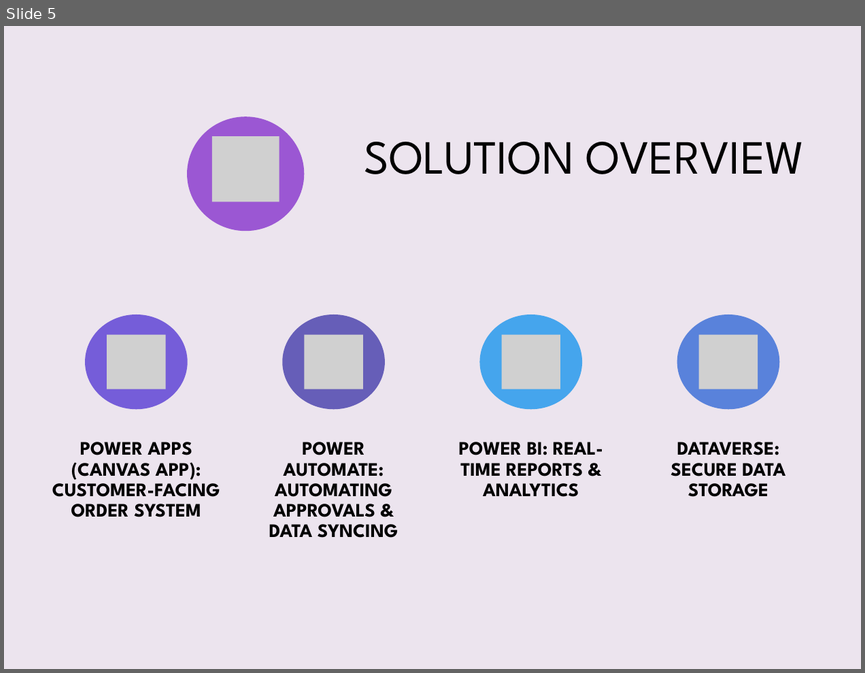
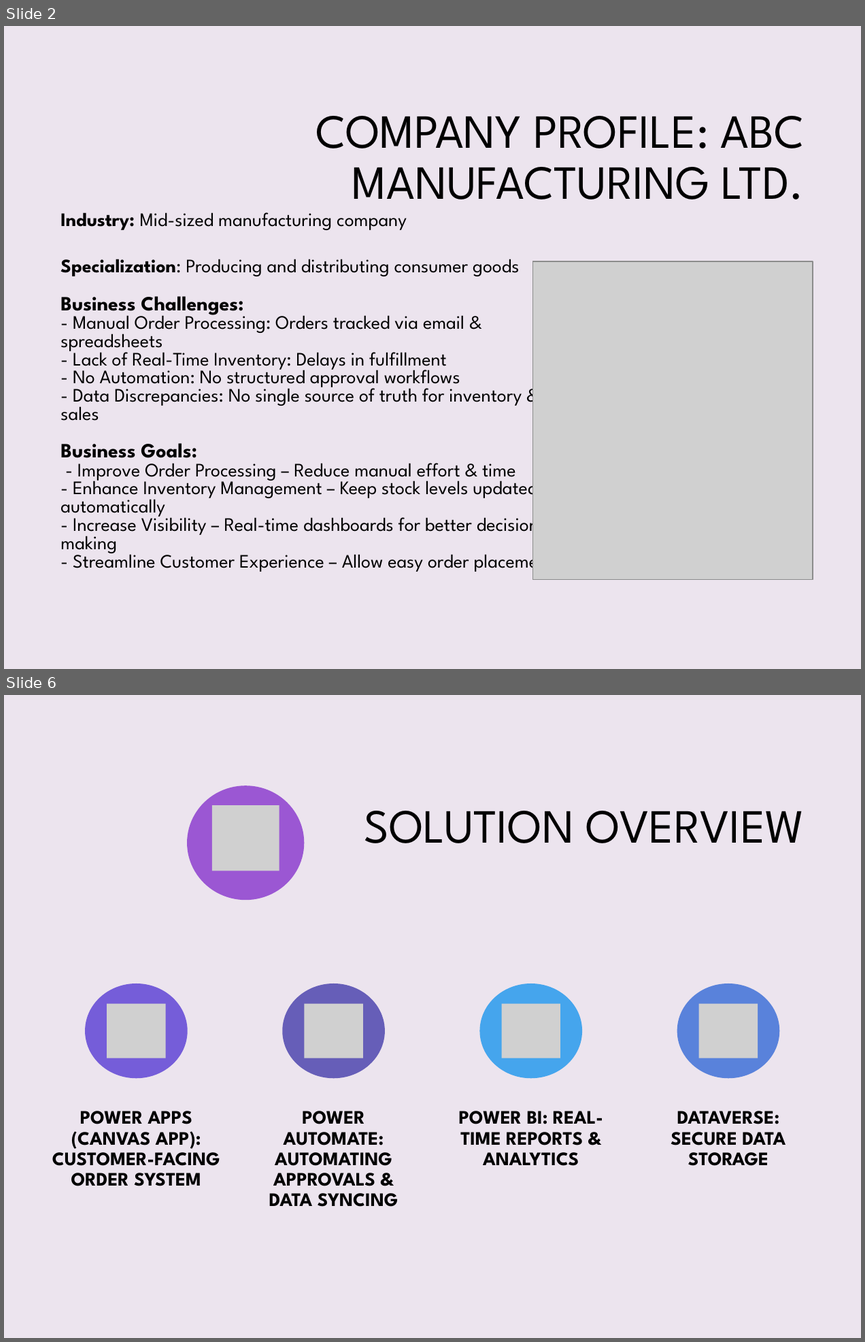
Before and after one commit to Abiola010/Business-Optimization-With-Microsoft-Power-Platform, a slide deck: Power_Platform_Presentation.pptx. Shown one above the other, each under a label of ours: slide 5 before the commit, slides 2 and 6 after it; the slides between them are not shown. The pictures are 865x673 and 865x1342 pixels, drawn with LibreOffice and Linux fonts; fonts in the diff are those of the drawing; grey boxes stand for pictures; background and template pictures are left out. Boxes give left, top, right and bottom in pixels: in the first picture for what was removed or moved away, otherwise in the second. Text is boxed around its words. In the diff, an @@ line names an element or a change of style, - is before the commit and + after.

```diff
--- a/Power_Platform_Presentation.pptx
+++ b/Power_Platform_Presentation.pptx
@@ slide 2 added at (4,26,861,669), background #ECE4EE @@
@@ title added at (315,116,804,199), 40 pt, text #000000 @@
+COMPANY PROFILE: ABC MANUFACTURING LTD.
@@ text added at (60,212,554,573), 16 pt, text #000000 @@
+Industry: Mid-sized manufacturing company
+Specialization: Producing and distributing consumer goods
+Business Challenges:
+- Manual Order Processing: Orders tracked via email & spreadsheets
+- Lack of Real-Time Inventory: Delays in fulfillment
+- No Automation: No structured approval workflows
+- Data Discrepancies: No single source of truth for inventory & sales
+Business Goals:
+- Improve Order Processing – Reduce manual effort & time
+- Enhance Inventory Management – Keep stock levels updated automatically
+- Increase Visibility – Real-time dashboards for better decision-making
+- Streamline Customer Experience – Allow easy order placement
@@ picture added at (532,261,813,580) @@
@@ what was slide 5 is now slide 6 @@
```
Also in this commit, not shown: 3 slides changed.
